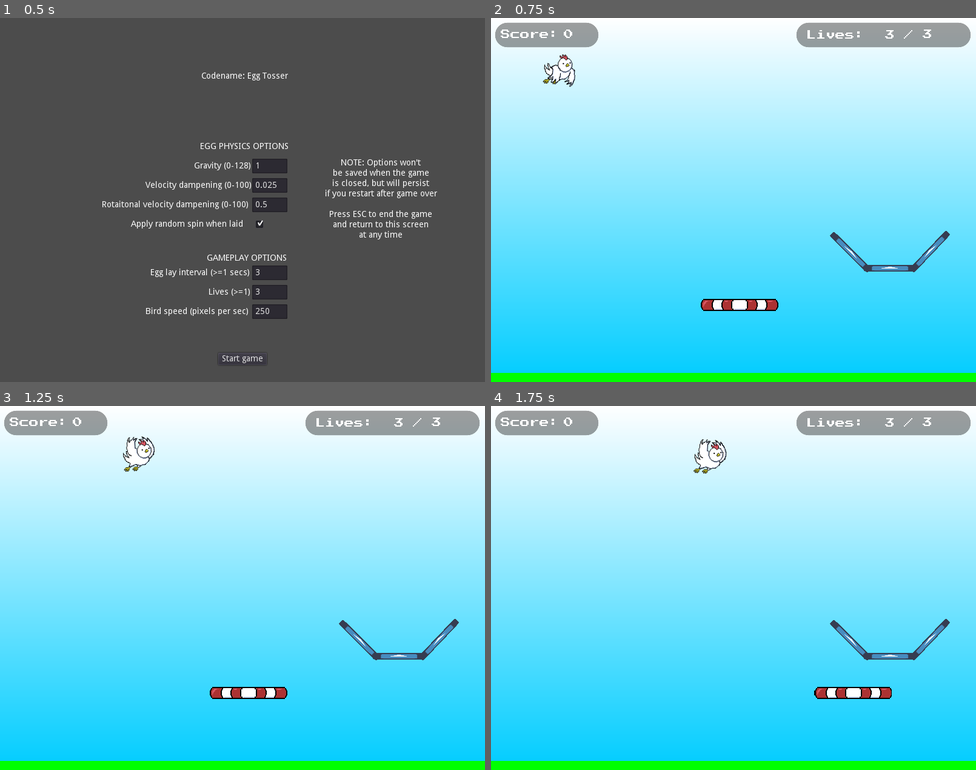
Above: before the commit, frames 1-4 (two rows, left to right).
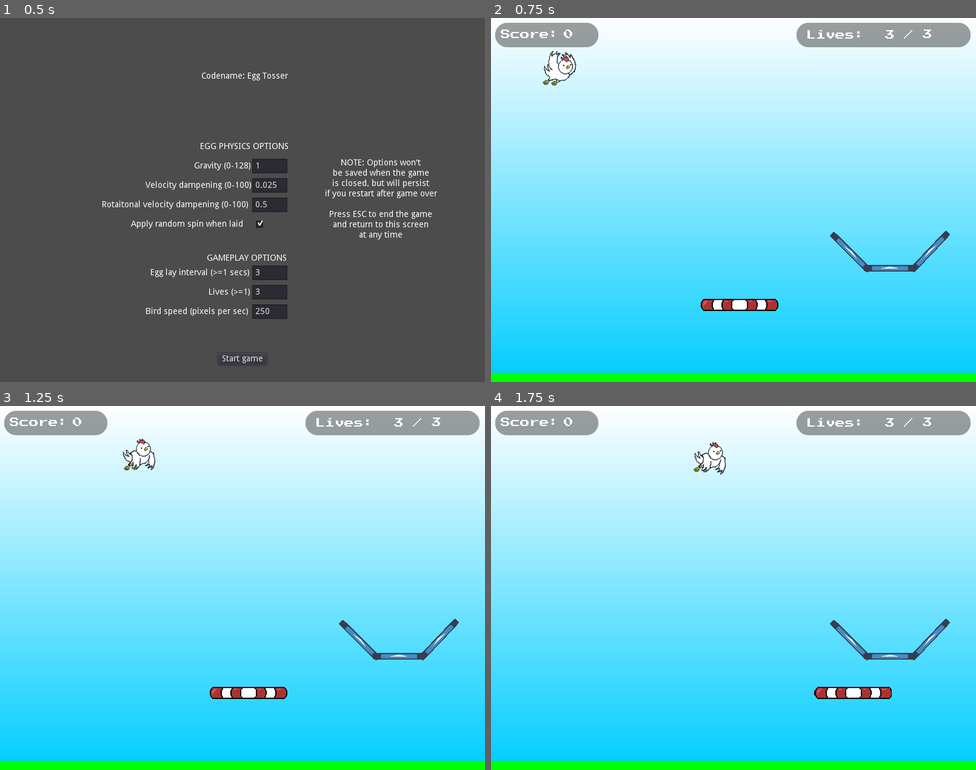
Above: after the commit, the same moments.

Repository: thatnick/fragile
Game: Godot game, scene res://scenes/debug_options.tscn
The game is run twice, just before and just after one commit, with the same random seed, the same clock (stepped at 60 frames per second) and the same inputs. The engine's default icon, where the game draws it, is replaced by a stand-in: a white triangle on a blue panel in a dark square.
Inputs:
- Up to frame 1 (0.5 s): no input
- Up to frame 2 (0.75 s): click "Start game" at 0.5 s
- Up to frame 3 (1.25 s): no input
- Up to frame 4 (1.75 s): hold Right (ui_right) from 1.28 s (still down)

Frame 1 is identical in both runs. In frame 2, 0.4% of the frame differs, in the area x 10-18%, y 9-19%; in frame 3, 0.4%; in frame 4, 0.4%.

Commit message:
Add placeholder SFX
Adds placeholder sound FX to game for egg hatching, hitting floor, egg laying and game over.

Diff:
--- a/scenes/egg.tscn
+++ b/scenes/egg.tscn
@@ -17,9 +17,9 @@
 "name": "default",
 "speed": 5.0
 }, {
-"frames": [ ExtResource( 5 ) ],
+"frames": [ ExtResource( 3 ) ],
 "loop": true,
-"name": "v_cracked",
+"name": "hatched",
 "speed": 5.0
 }, {
 "frames": [ ExtResource( 6 ) ],
@@ -27,14 +27,14 @@
 "name": "splat",
 "speed": 5.0
 }, {
+"frames": [ ExtResource( 5 ) ],
+"loop": true,
+"name": "v_cracked",
+"speed": 5.0
+}, {
 "frames": [ ExtResource( 4 ) ],
 "loop": true,
 "name": "cracked",
-"speed": 5.0
-}, {
-"frames": [ ExtResource( 3 ) ],
-"loop": true,
-"name": "hatched",
 "speed": 5.0
 } ]
 
@@ -67,5 +67,7 @@
 position = Vector2( 0, 2 )
 shape = SubResource( 4 )
 
+[node name="Sfx" type="AudioStreamPlayer" parent="."]
+
 [connection signal="body_entered" from="." to="." method="_on_Egg_body_entered"]
 [connection signal="timeout" from="HatchTimer" to="." method="_on_HatchTimer_timeout"]
--- a/scenes/egg_gen.tscn
+++ b/scenes/egg_gen.tscn
@@ -1,8 +1,9 @@
-[gd_scene load_steps=6 format=2]
+[gd_scene load_steps=7 format=2]
 
 [ext_resource path="res://sprites/hen_1.png" type="Texture" id=1]
 [ext_resource path="res://scripts/egg_gen.gd" type="Script" id=2]
 [ext_resource path="res://sprites/hen_2.png" type="Texture" id=3]
+[ext_resource path="res://sfx/egg_gen.wav" type="AudioStream" id=4]
 
 [sub_resource type="Curve2D" id=1]
 _data = {
@@ -29,11 +30,13 @@
 [node name="AnimatedSprite" type="AnimatedSprite" parent="Bird"]
 position = Vector2( 26.789, -63.782 )
 frames = SubResource( 2 )
-frame = 1
 playing = true
 flip_h = true
 
 [node name="EggSpawnTimer" type="Timer" parent="."]
 wait_time = 5.0
 
+[node name="Sfx" type="AudioStreamPlayer" parent="."]
+stream = ExtResource( 4 )
+
 [connection signal="timeout" from="EggSpawnTimer" to="." method="_on_EggSpawnTimer_timeout"]
--- a/scenes/game_over.tscn
+++ b/scenes/game_over.tscn
@@ -1,6 +1,7 @@
-[gd_scene load_steps=2 format=2]
+[gd_scene load_steps=3 format=2]
 
 [ext_resource path="res://scripts/game_over.gd" type="Script" id=1]
+[ext_resource path="res://sfx/game_over.wav" type="AudioStream" id=2]
 
 [node name="CanvasLayer" type="CanvasLayer"]
 script = ExtResource( 1 )
@@ -27,4 +28,7 @@
 margin_bottom = 7.0
 text = "GAME OVER"
 
+[node name="Sfx" type="AudioStreamPlayer" parent="."]
+stream = ExtResource( 2 )
+
 [connection signal="pressed" from="Button" to="." method="_on_Button_pressed"]
--- a/scripts/egg.gd
+++ b/scripts/egg.gd
@@ -10,6 +10,9 @@
 var in_nest = false setget set_in_nest
 var hatched = false
 var splatted = false
+
+onready var hatch_sfx = preload("res://sfx/hatch.wav")
+onready var splat_sfx = preload("res://sfx/splat.wav")
 
 onready var previous_hatch_wait_time = $HatchTimer.wait_time
 onready var manager = get_node("/root/Manager")
@@ -47,6 +50,8 @@
 	splatted = true
 	$HatchTimer.stop()
 	$AnimatedSprite.animation = "splat"
+	$Sfx.set_stream(splat_sfx)
+	$Sfx.play()
 	set_deferred("mode", MODE_STATIC)
 	$EggShapeTop.set_deferred("disabled", true)
 	$EggShapeBottom.set_deferred("disabled", true)
@@ -56,6 +61,8 @@
 	hatched = true
 	manager.score += SCORE_VALUE
 	$AnimatedSprite.animation = "hatched"
+	$Sfx.set_stream(hatch_sfx)
+	$Sfx.play()
 	spawn_chick()
 	# stop chick from moving if it hatched in the nest
 	if in_nest:
--- a/scripts/egg_gen.gd
+++ b/scripts/egg_gen.gd
@@ -32,3 +32,4 @@
 	var egg = EGG.instance()
 	egg.position = $Bird.position
 	game_scene.add_child(egg)
+	$Sfx.play()
--- a/scripts/game_over.gd
+++ b/scripts/game_over.gd
@@ -1,4 +1,7 @@
 extends CanvasLayer
+
+func _ready():
+	$Sfx.play()
 
 func _process(delta):
 	# DEBUG
Not shown, added: sfx/egg_gen.wav.import
Not shown, added: sfx/game_over.wav.import
Not shown, added: sfx/hatch.wav.import
Not shown, added: sfx/splat.wav.import
Not shown, added: sfx/egg_gen.wav
Not shown, added: sfx/game_over.wav
Not shown, added: sfx/hatch.wav
Not shown, added: sfx/splat.wav
